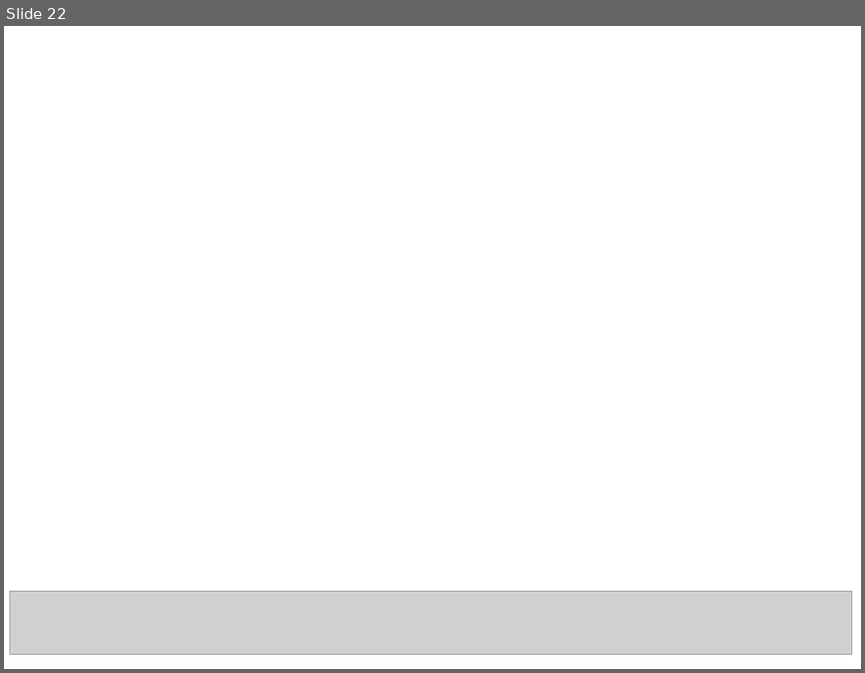
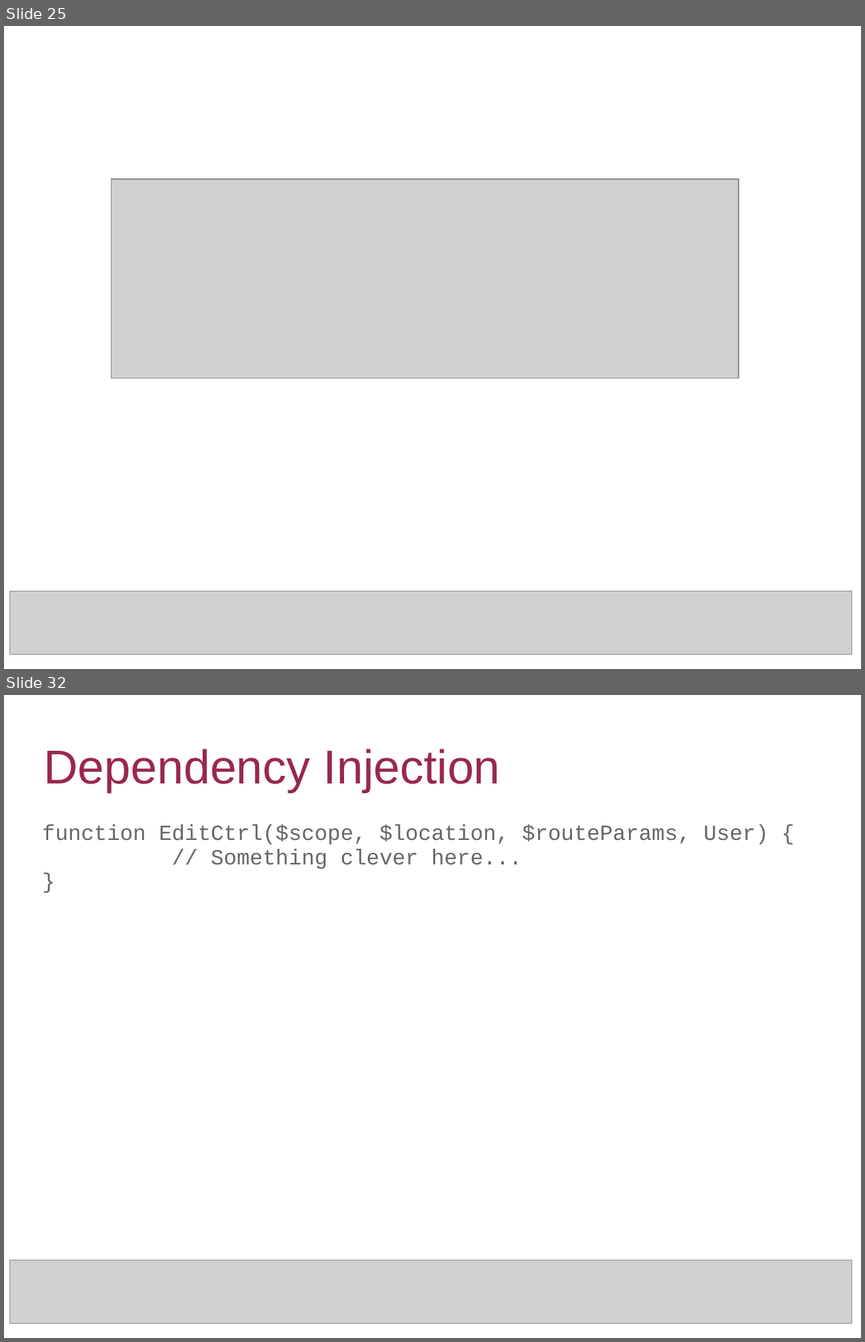
Before and after one commit to becevka/amigo, a slide deck: amigo.ppt. Shown one above the other, each under a label of ours: slide 22 before the commit, slides 25 and 32 after it; the slides between them are not shown. The pictures are 865x673 and 865x1342 pixels, drawn with LibreOffice and Linux fonts; fonts in the diff are those of the drawing; grey boxes stand for pictures. Boxes give left, top, right and bottom in pixels: in the first picture for what was removed or moved away, otherwise in the second. Text is boxed around its words. In the diff, an @@ line names an element or a change of style, - is before the commit and + after.

```diff
--- a/amigo.ppt
+++ b/amigo.ppt
@@ slide 32 added at [4, 695, 861, 1338], background #FFFFFF @@
@@ title added at [43, 749, 500, 792], 44 pt, text #99284C @@
+Dependency Injection
@@ text added at [42, 825, 768, 869], 20 pt, text #666666 @@
+function EditCtrl($scope, $location, $routeParams, User) {
+// Something clever here...
+}
@@ picture added at [10, 1259, 852, 1323] @@
@@ what was slide 22 is now slide 25 @@
@@ slide 25 changed as well @@
@@ picture added at [111, 179, 738, 378] @@
```
Also in this commit, not shown: 16 other slides changed, 17 other slides added, 2 other files.
